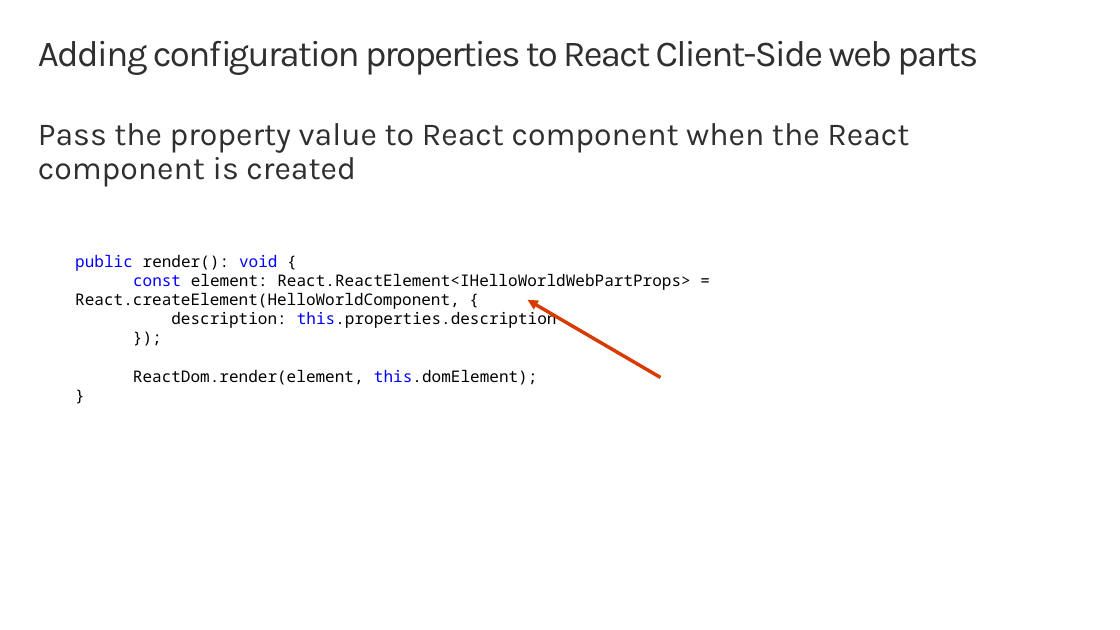
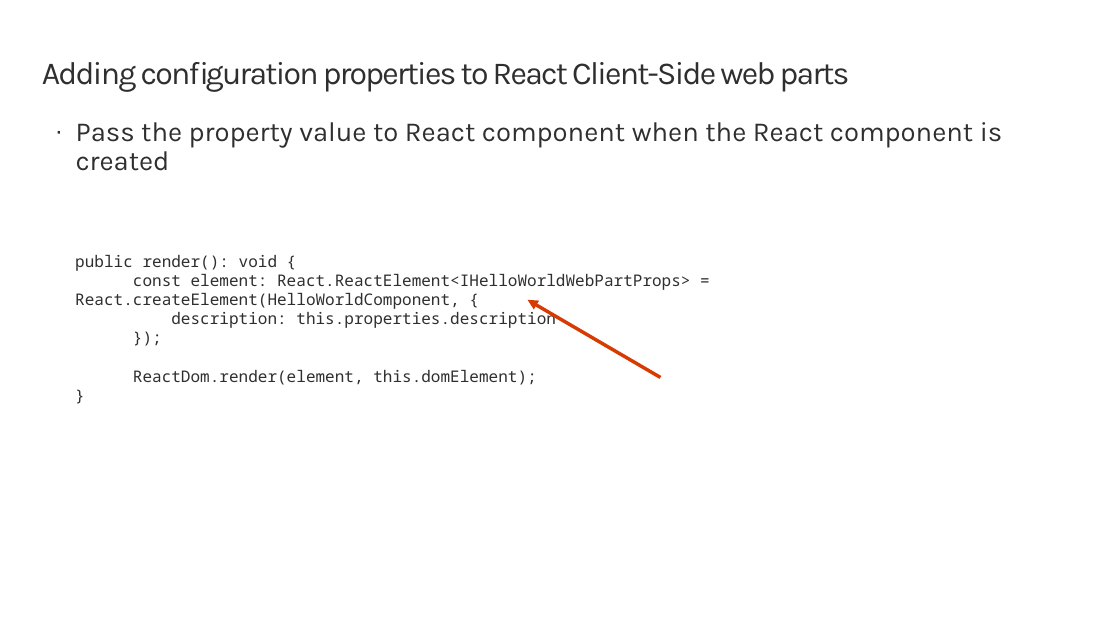
Before and after one commit to SharePoint/sp-dev-training-spfx-webpart-proppane, a slide deck: slide 9 of 01 intro.pptx. Drawn at 1120x630 pixels with LibreOffice and Linux fonts; fonts in the diff are those of the drawing; background and template pictures are left out. Boxes give left, top, right and bottom in pixels: in the first picture for what was removed or moved away, otherwise in the second. Text is boxed around its words. In the diff, an @@ line names an element or a change of style, - is before the commit and + after.

```diff
--- a/01 intro.pptx
+++ b/01 intro.pptx
@@ title "Adding configuration properties to React ..." moved from (x1=38, y1=41, x2=978, y2=75) to (x1=42, y1=62, x2=850, y2=92) @@
@@ title "Adding configuration properties to React ..." at (x1=42, y1=62, x2=850, y2=92): size 32 to 28 pt @@
@@ text "Pass the property value to ..." moved from (x1=38, y1=123, x2=909, y2=187) to (x1=76, y1=122, x2=1003, y2=171) @@
@@ text "Pass the property value to ..." at (x1=76, y1=122, x2=1003, y2=171): size 28 to 24 pt; bullet none to · @@
@@ text "public render(): void {" at (x1=75, y1=255, x2=690, y2=385): text colour #0000FF to #2F2F2F in "public void", "const", "this.properties.description", "this.domElement);"; text colour #000000 to #2F2F2F in "render(): {", "element: React.ReactElement<IHelloWorldWebPartProps> = React ...", "description: this.properties.description", "});" and 2 more places @@
```
Also in this commit, not shown: 7 other slides changed, 2 other files.
